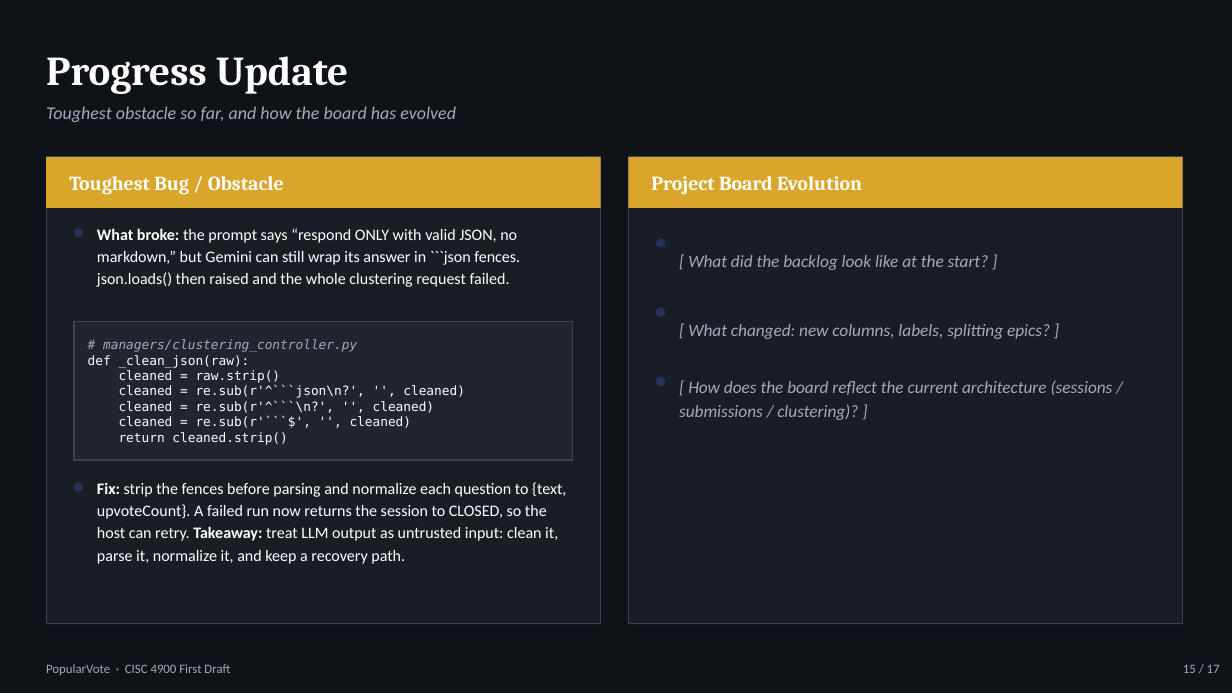
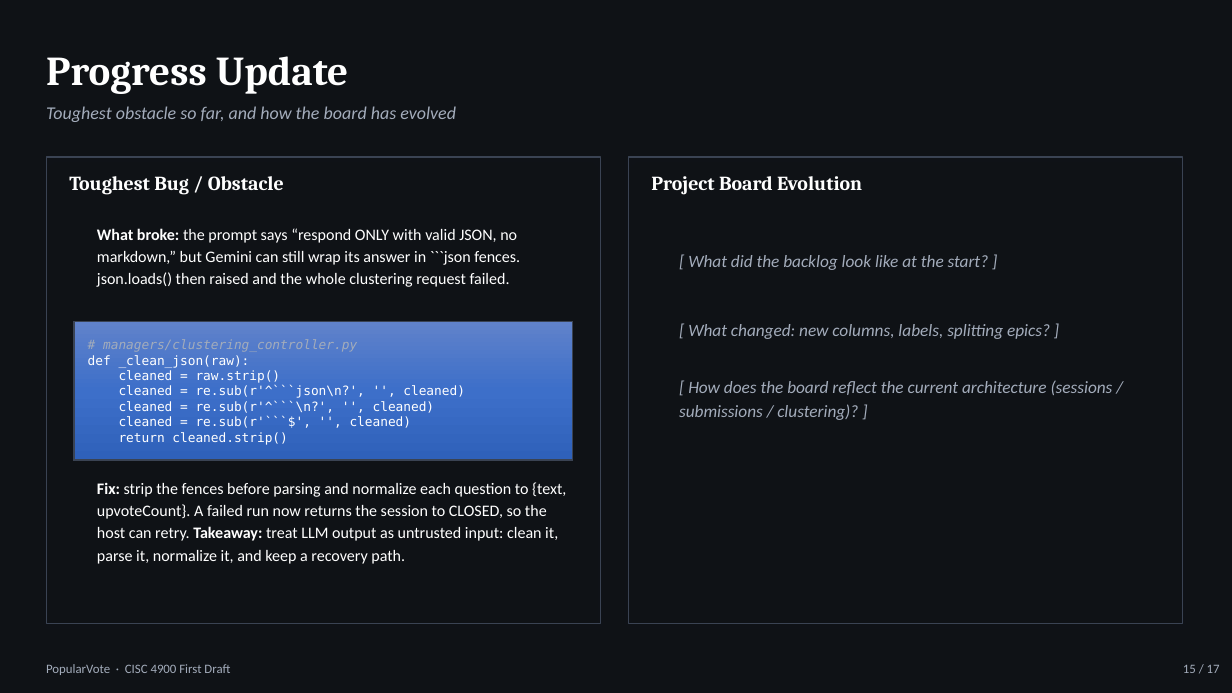
Before and after one commit to Marqed4/Marqed4.github.io, a slide deck: slide 15 of public/documents/CISC-4900_PopularVote_Thirteenth_Draft_Dark.pptx. Drawn at 1232x693 pixels with LibreOffice and Linux fonts; fonts in the diff are those of the drawing. Boxes give left, top, right and bottom in pixels: in the first picture for what was removed or moved away, otherwise in the second. Text is boxed around its words. In the diff, an @@ line names an element or a change of style, - is before the commit and + after.

```diff
--- a/public/documents/CISC-4900_PopularVote_Thirteenth_Draft_Dark.pptx
+++ b/public/documents/CISC-4900_PopularVote_Thirteenth_Draft_Dark.pptx
@@ rectangle at box(46, 157, 601, 624): fill #191D24 to none @@
@@ rectangle removed at box(46, 157, 601, 208) @@
@@ rectangle at box(628, 157, 1183, 624): fill #191D24 to none @@
@@ rectangle removed at box(628, 157, 1183, 208) @@
@@ ellipse removed at box(74, 228, 83, 238) @@
@@ ellipse removed at box(656, 238, 665, 248) @@
@@ rectangle "# managers/clustering_controller.py" at box(74, 322, 573, 460): fill #20252E to gradient #6183CB to #3E70CA to #3062BB @@
@@ ellipse removed at box(656, 308, 665, 317) @@
@@ ellipse removed at box(656, 377, 665, 386) @@
@@ ellipse removed at box(74, 482, 83, 492) @@
```
Also in this commit, not shown: 13 other slides changed, 10 other files.
